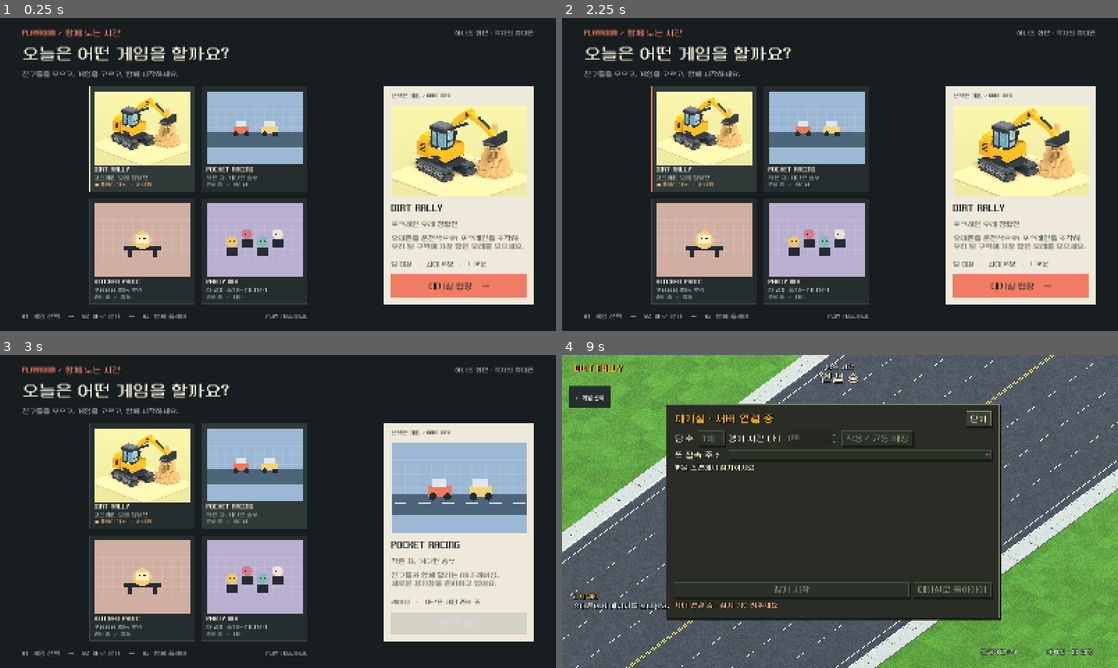
Above: before the commit, frames 1-4 (two rows, left to right).
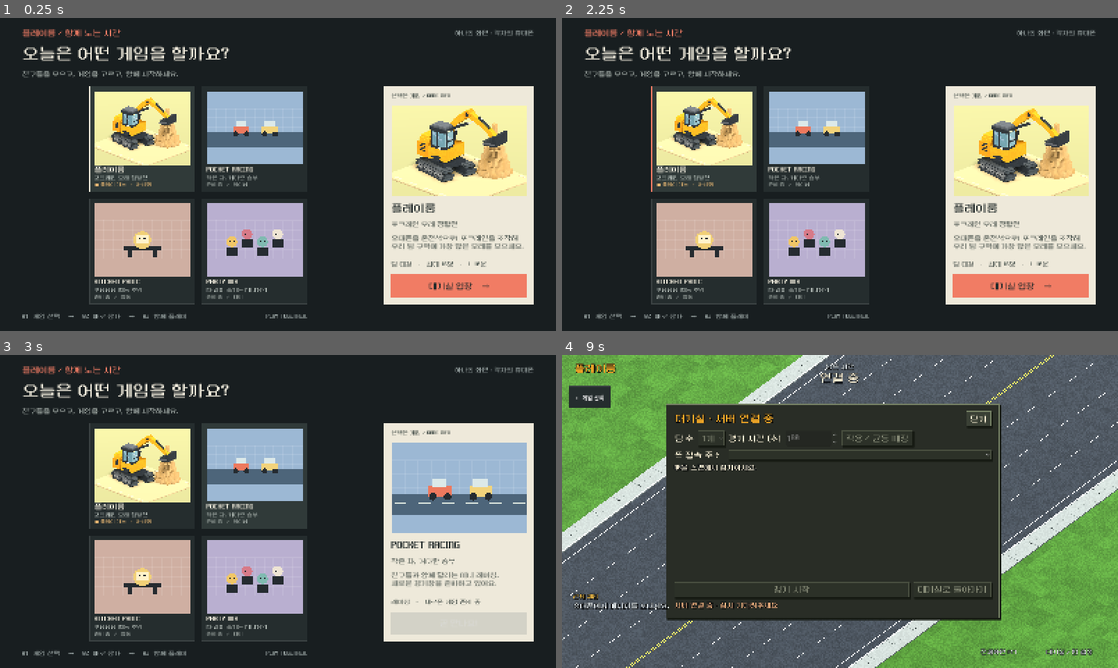
Above: after the commit, the same moments.

Repository: manduk56-hub/phonegame
Game: Godot game, scene res://main_menu.tscn
Two runs of this game, one before a commit and one after it. Both use one fixed random seed, a clock stepped at 60 frames per second and the inputs below.
Inputs (mouse positions are in pixels of both pictures, inside the frame that each line leads up to):
- Up to frame 1 (0.25 s): no input
- Up to frame 2 (2.25 s): click "대기실 입장 →" at 0.5 s; click "← 게임 선택" at 1.25 s; click (706, 140) at 2 s
- Up to frame 3 (3 s): click (255, 477) at 2.75 s
- Up to frame 4 (9 s): click (706, 589) at 3.5 s; click (817, 589) at 4.25 s; click (706, 477) at 5 s; click (817, 477) at 5.75 s; click (706, 589) at 6.5 s; click (817, 589) at 7.25 s; click (706, 477) at 8 s; click "대기실 입장 →" at 8.75 s

The runs differ from the first frame. In frame 1, 0.5% of the frame differs, in the area x 4-80%, y 3-63%; in frame 2, 0.5%; in frame 3, 0.2%; in frame 4, 0.2%.

Commit message:
플레이룸 인스톨러와 자동 업데이트·터널 실행 도입
main push 시 Windows 패키지를 자동 빌드하고 검증 후 Releases에 배포합니다. 설치 위치 선택과 바탕화면 바로가기를 제공하고 기존 실행기를 새 방식으로 연결합니다. PC별 독립 방과 자동 터널, 중복 실행 재사용 및 개발용 소스 실행을 지원합니다.

Diff:
--- a/game/main.gd
+++ b/game/main.gd
@@ -422,7 +422,7 @@
 	state = m
 	update_lobby(m)
 	if m.has("connection"):
-		var key := str(m.connection.room) + str(m.connection.address)
+		var key := str(m.connection.room) + str(m.connection.address) + str(m.connection.get("internetStatus", "local"))
 		if key != connection_key:
 			connection_key = key
 			fetch_config()
@@ -595,7 +595,7 @@
 	heading_bg.size = Vector2(290,88)
 	ui.add_child(heading_bg)
 	var top := Label.new()
-	top.text = "DIRT RALLY"
+	top.text = "플레이룸"
 	top.position = Vector2(36,24)
 	style_label(top,30,Color("#faad28"))
 	ui.add_child(top)
@@ -1160,12 +1160,16 @@
 		network_select.add_item(str(address))
 		if address == config.joinAddress:
 			network_select.select(network_select.item_count-1)
-	var remote_mode: bool = config.get("hostAuth", "local") == "token"
-	network_select.get_parent().visible = not remote_mode
-	connection_help.text = "QR을 스캔해서 참가하세요." if remote_mode else "같은 Wi-Fi에서 QR을 스캔해서 참가하세요."
+	var remote_mode: bool = str(config.joinAddress).begins_with("https://")
+	var internet_status: String = str(config.get("internetStatus", "local"))
+	network_select.get_parent().visible = config.addresses.size() > 1 or not remote_mode
+	connection_help.text = "다른 Wi-Fi / LTE에서도 QR로 참가할 수 있습니다." if remote_mode else "같은 LAN / Wi-Fi에서 QR로 참가하세요."
+	if internet_status in ["connecting", "reconnecting"]:
+		connection_help.text = "인터넷 연결을 복구하고 있습니다. QR이 바뀌면 다시 스캔하세요."
+	elif internet_status == "failed":
+		connection_help.text = "인터넷 연결이 끊겼습니다. 같은 LAN / Wi-Fi에서는 참가할 수 있습니다."
 	join_label.text = "참가 코드 " + str(config.room)
-	if not remote_mode:
-		join_label.text += "\n" + str(config.joinAddress)
+	join_label.text += "\n" + str(config.joinAddress)
 	var request := HTTPRequest.new()
 	add_child(request)
 	request.request_completed.connect(func(_r,c,_h,b):
--- a/game/main_menu.gd
+++ b/game/main_menu.gd
@@ -3,7 +3,7 @@
 const FONT = preload("res://fonts/NeoDunggeunmoPro-Regular.ttf")
 const ART = preload("res://menu_art.gd")
 const GAMES = [
-	["DIRT RALLY", "포크레인 모래 쟁탈전", "팀 대결", "2–16명", "휴대폰을 운전석으로! 포크레인을 조작해\n우리 팀 구역에 가장 많은 모래를 모으세요."],
+	["플레이룸", "포크레인 모래 쟁탈전", "팀 대결", "2–16명", "휴대폰을 운전석으로! 포크레인을 조작해\n우리 팀 구역에 가장 많은 모래를 모으세요."],
 	["POCKET RACING", "작은 차, 커다란 승부", "레이싱", "준비 중", "친구들과 함께 달리는 미니 레이싱.\n새로운 경기장을 준비하고 있어요."],
 	["KITCHEN PANIC", "우당탕탕 협동 주방", "협동", "준비 중", "주문이 쏟아지는 주방에서 함께 요리하세요.\n새로운 협동 게임을 준비하고 있어요."],
 	["PARTY MIX", "다 같이 즐기는 미니게임", "파티", "준비 중", "짧고 신나는 미니게임으로 한판 더!\n새로운 파티 게임을 준비하고 있어요."]
@@ -63,7 +63,7 @@
 	menu.add_child(stack)
 	var header := HBoxContainer.new()
 	stack.add_child(header)
-	var brand := label("PLAYROOM / 함께 노는 시간",24,"#f17c64")
+	var brand := label("플레이룸 / 함께 노는 시간",24,"#f17c64")
 	brand.size_flags_horizontal = Control.SIZE_EXPAND_FILL
 	header.add_child(brand)
 	header.add_child(label("하나의 화면 · 각자의 휴대폰",18,"#9ba6a5"))
--- a/game/project.godot
+++ b/game/project.godot
@@ -10,7 +10,8 @@
 
 [application]
 
-config/name="PLAYROOM"
+config/name="플레이룸"
+config/icon="res://playroom.png"
 run/main_scene="res://main_menu.tscn"
 config/features=PackedStringArray("4.6")
 
Not shown, added: game/export_presets.cfg
Binary file added: game/playroom.png
Not shown, added: game/playroom.png.import
Not shown, added: .github/workflows/release.yml
Not shown, added: Install-Playroom.cmd
Not shown, changed: README.md
Not shown, added: Start-DevGame.cmd
Not shown, changed: Start-Game.cmd
Not shown, changed: Start-Game.ps1
Not shown, added: Start-Launcher.cmd
Not shown, changed: Start-Playroom.ps1
Not shown, changed: Start-RemoteGame.cmd
(and 24 more such lines)
